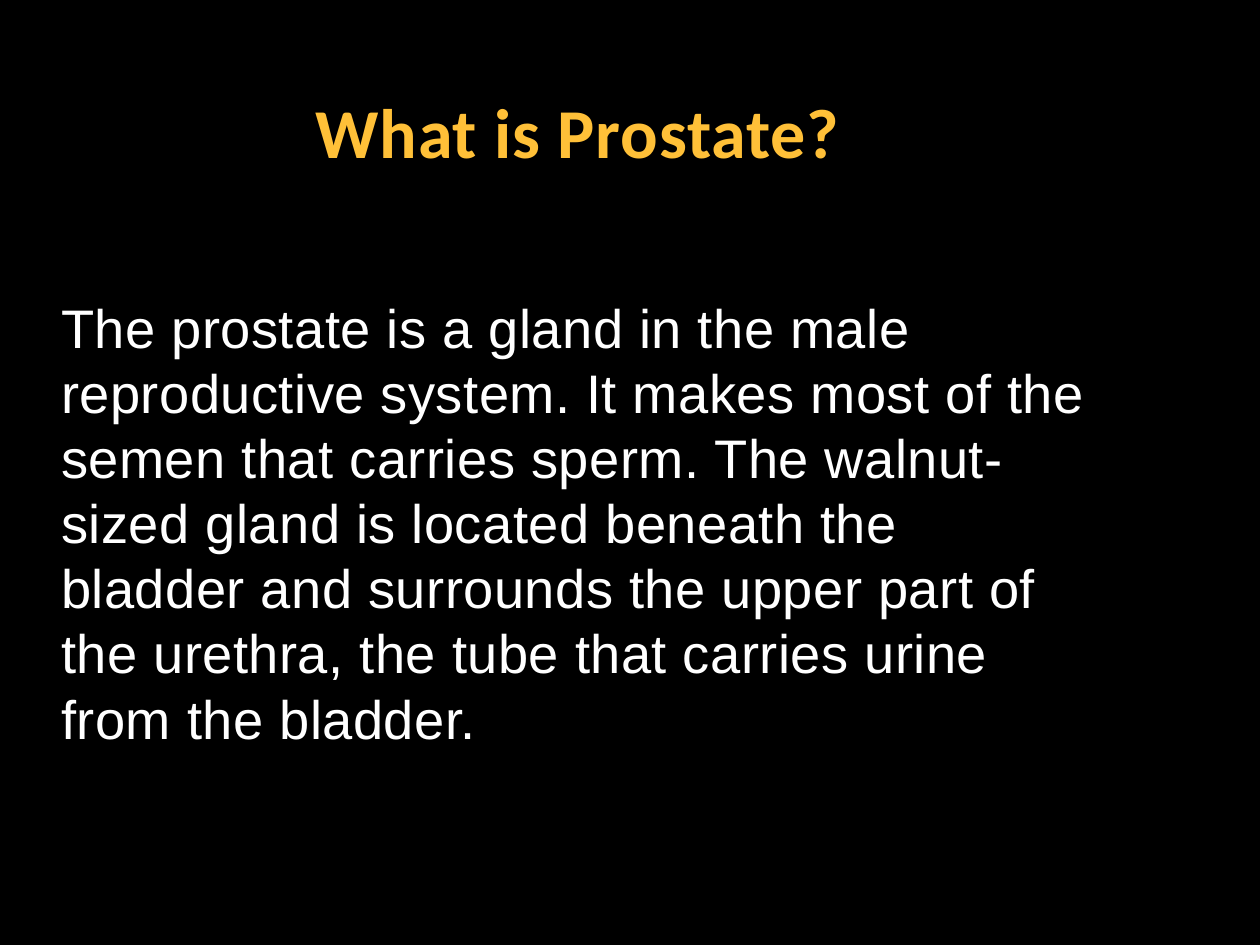
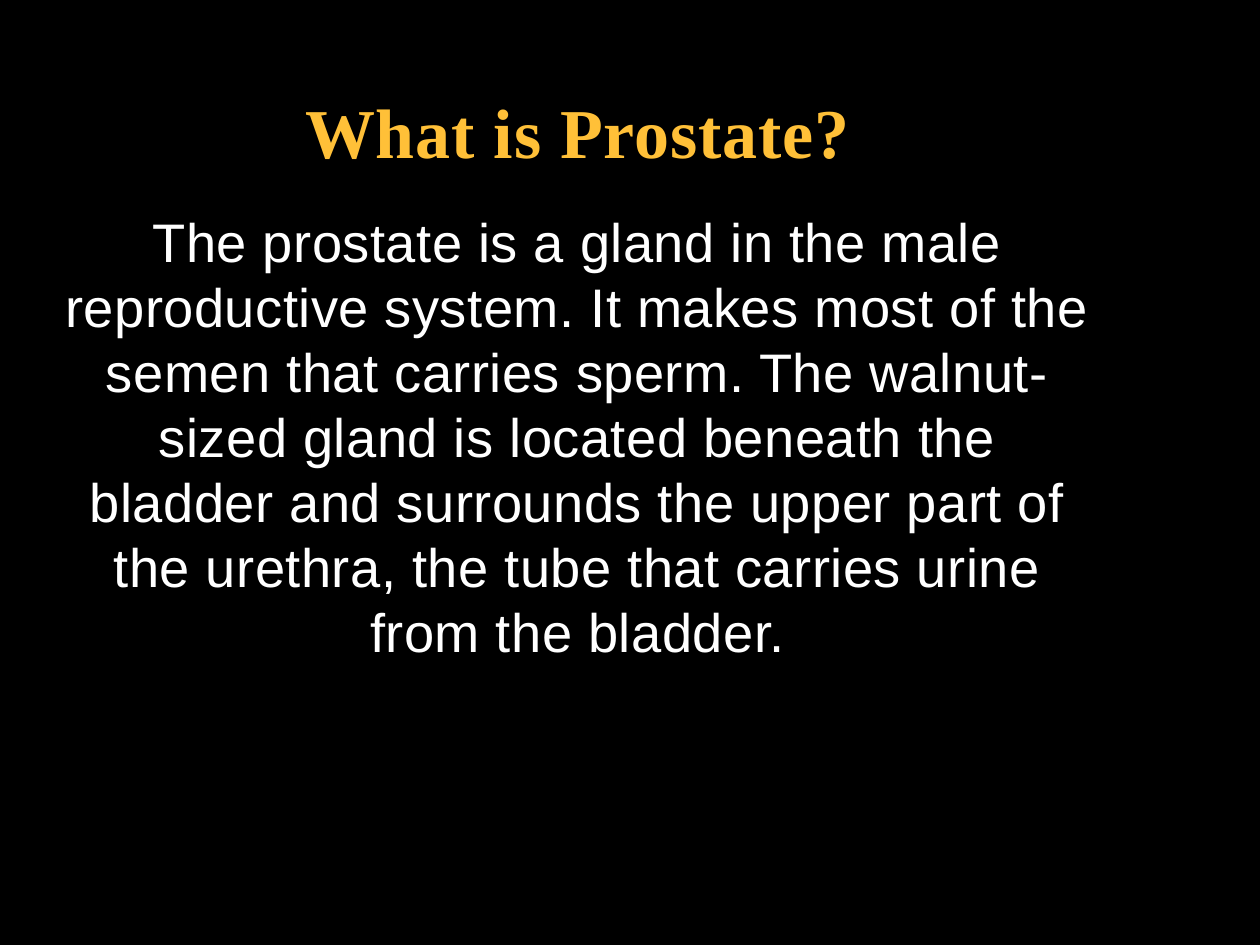
Before and after one commit to FAUMobileWeb/Prostate-Cancer-Management, a slide deck: slide 2 of Presentation-and-Report/Presentation/PROSTATE CANCER MANAGEMENT APP.pptx. Drawn at 1260x945 pixels with LibreOffice and Linux fonts; fonts in the diff are those of the drawing; background and template pictures are left out. Boxes give left, top, right and bottom in pixels: in the first picture for what was removed or moved away, otherwise in the second. Text is boxed around its words. In the diff, an @@ line names an element or a change of style, - is before the commit and + after.

```diff
--- a/Presentation-and-Report/Presentation/PROSTATE CANCER MANAGEMENT APP.pptx
+++ b/Presentation-and-Report/Presentation/PROSTATE CANCER MANAGEMENT APP.pptx
@@ title "What is Prostate?" at (x1=305, y1=109, x2=849, y2=159): font Calibri to Times New Roman @@
@@ text "The prostate is a gland ..." at (x1=65, y1=222, x2=1087, y2=653): alignment left to centre @@
```
Also in this commit, not shown: 1 other slide changed, 4 slides added.
